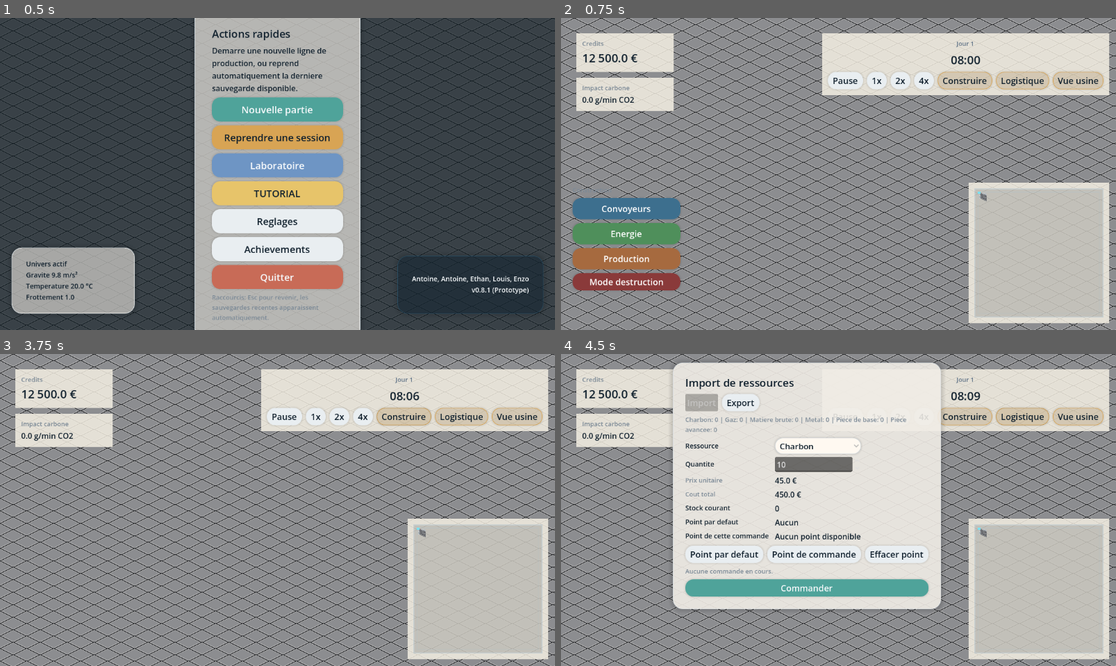
Above: before the commit, frames 1-4 (two rows, left to right).
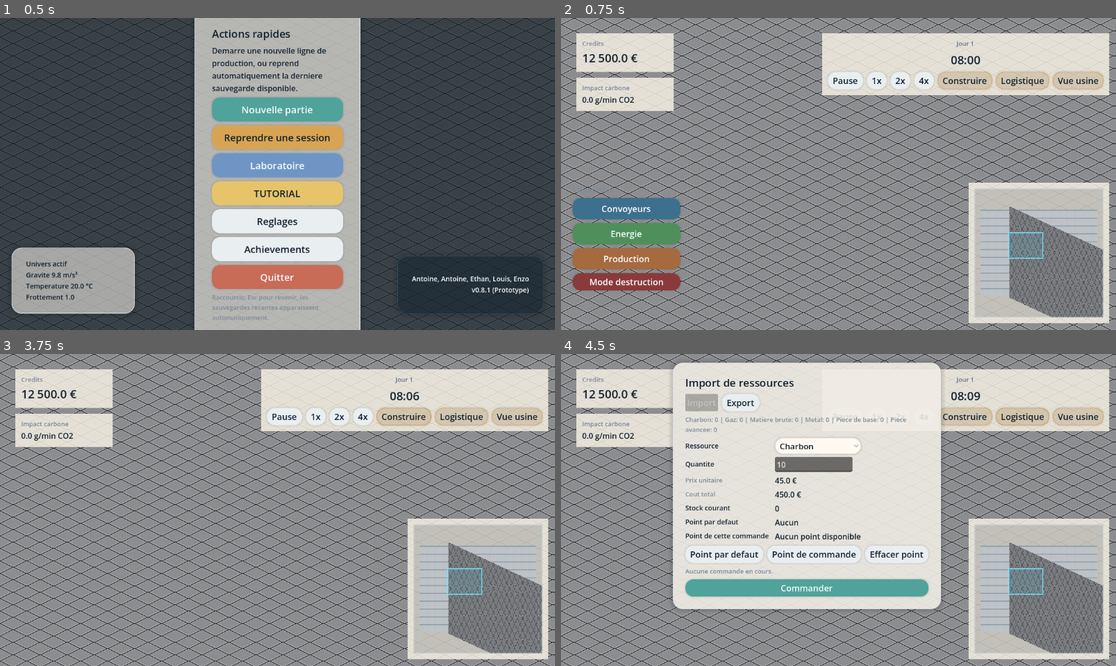
Above: after the commit, the same moments.

Repository: AApoLLoo/Projet
Game: Godot game, scene res://scene/main_menu.tscn
The game is run twice, just before and just after one commit, with the same random seed, the same clock (stepped at 60 frames per second) and the same inputs.
Inputs:
- Up to frame 1 (0.5 s): no input
- Up to frame 2 (0.75 s): click "Nouvelle partie" at 0.5 s
- Up to frame 3 (3.75 s): click "1x" at 1.25 s; click "2x" at 2 s; click "4x" at 2.75 s; click "Construire" at 3.5 s
- Up to frame 4 (4.5 s): click "Logistique" at 4.25 s

Frame 1 is identical in both runs. In frame 2, 5.1% of the frame differs, in the area x 75-98%, y 55-96%; in frame 3, 5.1%; in frame 4, 5.1%.

Commit message:
Use loaded chunk bounds for minimap
Add methods to scene/floor.gd to compute world bounds for currently loaded chunks (get_loaded_chunk_world_bounds, _get_world_bounds_for_cells, _cell_to_world, _get_cell_half_extents). These return an accurate Rect2 for the area covered by loaded chunk cells (or an empty Rect2 if none). Update script/HUD.gd::_get_minimap_world_rect to prefer the floor's loaded-chunk bounds when available, caching the result and falling back to the existing get_world_bounds behavior otherwise. This makes the minimap reflect the actively loaded area instead of the full grid.

Diff:
--- a/scene/floor.gd
+++ b/scene/floor.gd
@@ -131,6 +131,64 @@
 		Vector2(grid_width_value * cell_size_value, grid_height_value * cell_size_value)
 	)
 
+func get_loaded_chunk_world_bounds() -> Rect2:
+	if _loaded_chunks.is_empty():
+		return Rect2()
+
+	var min_chunk_x: int = 2147483647
+	var max_chunk_x: int = -2147483647
+	var min_chunk_y: int = 2147483647
+	var max_chunk_y: int = -2147483647
+
+	for chunk_key in _loaded_chunks.keys():
+		if not (chunk_key is Vector2i):
+			continue
+		var chunk: Vector2i = chunk_key
+		min_chunk_x = mini(min_chunk_x, chunk.x)
+		max_chunk_x = maxi(max_chunk_x, chunk.x)
+		min_chunk_y = mini(min_chunk_y, chunk.y)
+		max_chunk_y = maxi(max_chunk_y, chunk.y)
+
+	if min_chunk_x > max_chunk_x or min_chunk_y > max_chunk_y:
+		return Rect2()
+
+	var min_cell: Vector2i = Vector2i(min_chunk_x * chunk_size, min_chunk_y * chunk_size)
+	var max_cell: Vector2i = Vector2i(
+		(max_chunk_x + 1) * chunk_size - 1,
+		(max_chunk_y + 1) * chunk_size - 1
+	)
+	return _get_world_bounds_for_cells(min_cell, max_cell)
+
+func _get_world_bounds_for_cells(min_cell: Vector2i, max_cell: Vector2i) -> Rect2:
+	var top_left: Vector2 = _cell_to_world(min_cell)
+	var top_right: Vector2 = _cell_to_world(Vector2i(max_cell.x, min_cell.y))
+	var bottom_left: Vector2 = _cell_to_world(Vector2i(min_cell.x, max_cell.y))
+	var bottom_right: Vector2 = _cell_to_world(max_cell)
+	var world_min: Vector2 = Vector2(
+		minf(minf(top_left.x, top_right.x), minf(bottom_left.x, bottom_right.x)),
+		minf(minf(top_left.y, top_right.y), minf(bottom_left.y, bottom_right.y))
+	)
+	var world_max: Vector2 = Vector2(
+		maxf(maxf(top_left.x, top_right.x), maxf(bottom_left.x, bottom_right.x)),
+		maxf(maxf(top_left.y, top_right.y), maxf(bottom_left.y, bottom_right.y))
+	)
+	var cell_half_extents: Vector2 = _get_cell_half_extents()
+	return Rect2(world_min - cell_half_extents, (world_max - world_min) + cell_half_extents * 2.0)
+
+func _cell_to_world(cell: Vector2i) -> Vector2:
+	return to_global(map_to_local(cell))
+
+func _get_cell_half_extents() -> Vector2:
+	var origin: Vector2 = map_to_local(Vector2i.ZERO)
+	var step_x: Vector2 = map_to_local(Vector2i.RIGHT) - origin
+	var step_y: Vector2 = map_to_local(Vector2i.DOWN) - origin
+	var diagonal_a: Vector2 = (step_x + step_y) * 0.5
+	var diagonal_b: Vector2 = (step_x - step_y) * 0.5
+	return Vector2(
+		maxf(maxf(absf(diagonal_a.x), absf(diagonal_b.x)), 1.0),
+		maxf(maxf(absf(diagonal_a.y), absf(diagonal_b.y)), 1.0)
+	)
+
 func _to_int(value: Variant, fallback: int) -> int:
 	if value is int:
 		return int(value)
--- a/script/HUD.gd
+++ b/script/HUD.gd
@@ -492,14 +492,20 @@
 	return current_camera
 
 func _get_minimap_world_rect() -> Rect2:
+	var current_scene: Node = get_tree().current_scene
+	if current_scene == null:
+		return _minimap_world_rect
+
+	var floor_node: Node = current_scene.find_child("Floor", true, false)
+	if floor_node and floor_node.has_method("get_loaded_chunk_world_bounds"):
+		var chunk_world_rect_variant: Variant = floor_node.call("get_loaded_chunk_world_bounds")
+		if chunk_world_rect_variant is Rect2:
+			var chunk_world_rect: Rect2 = chunk_world_rect_variant
+			if chunk_world_rect.size.x > 0.0 and chunk_world_rect.size.y > 0.0:
+				_minimap_world_rect = chunk_world_rect
+				return _minimap_world_rect
 	if _minimap_world_rect.size.x > 0.0 and _minimap_world_rect.size.y > 0.0:
 		return _minimap_world_rect
-
-	var current_scene: Node = get_tree().current_scene
-	if current_scene == null:
-		return Rect2()
-
-	var floor_node: Node = current_scene.find_child("Floor", true, false)
 	if floor_node and floor_node.has_method("get_world_bounds"):
 		_minimap_world_rect = floor_node.call("get_world_bounds")
 		return _minimap_world_rect
